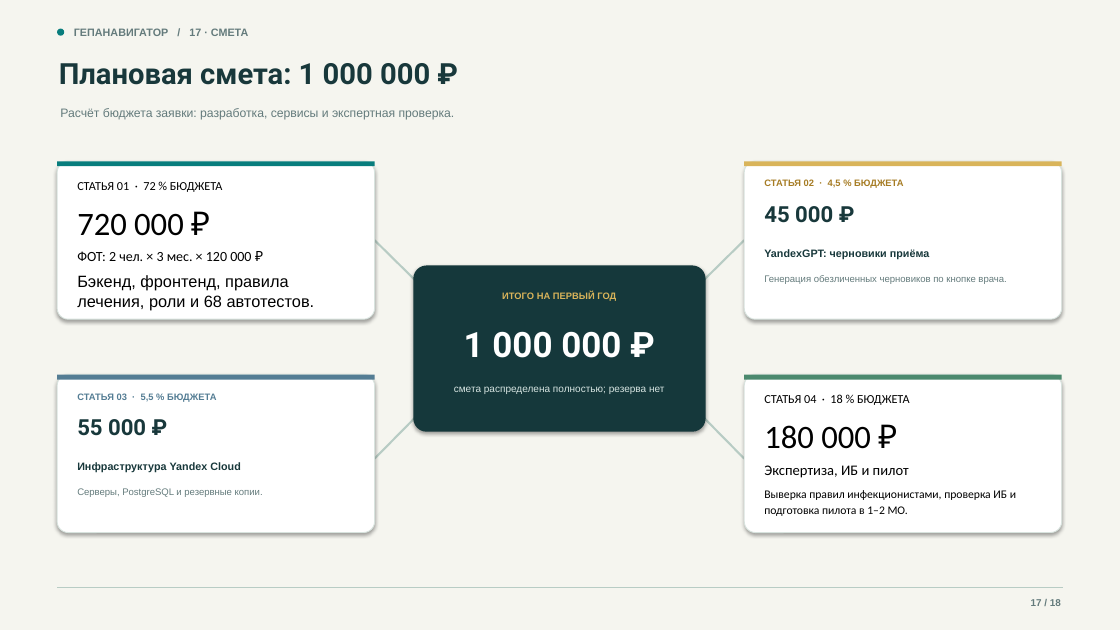
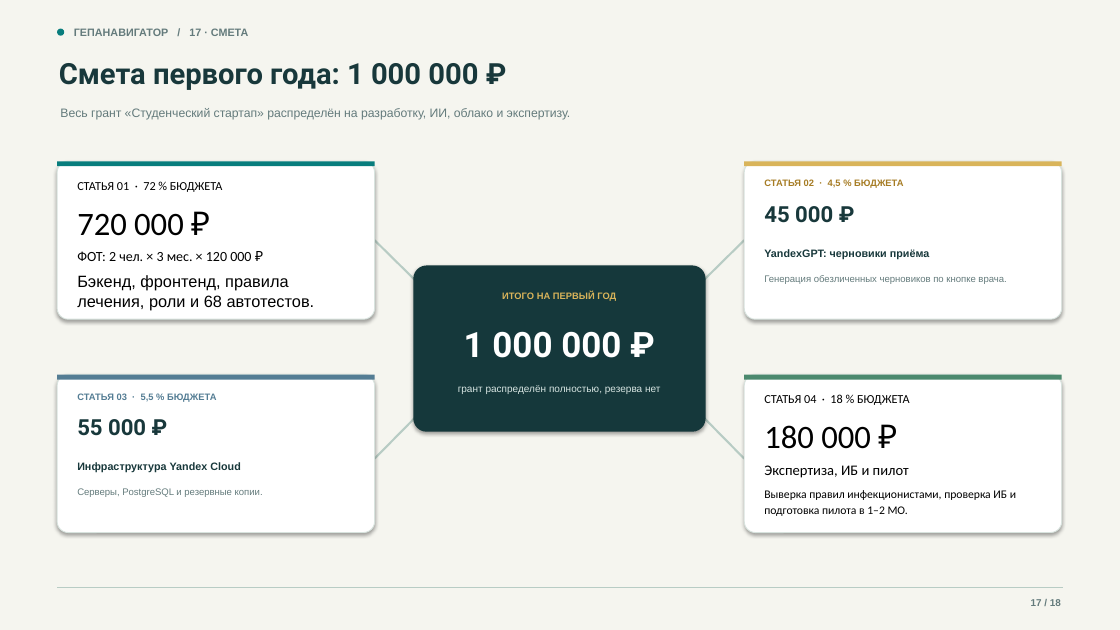
Before and after one commit to devenportg/GepaNavigator, a slide deck: slide 17 of deliverables/GepaNavigator_release.pptx. Drawn at 1120x630 pixels with LibreOffice and Linux fonts; fonts in the diff are those of the drawing. Boxes give left, top, right and bottom in pixels: in the first picture for what was removed or moved away, otherwise in the second. Text is boxed around its words. In the diff, an @@ line names an element or a change of style, - is before the commit and + after.

```diff
--- a/deliverables/GepaNavigator_release.pptx
+++ b/deliverables/GepaNavigator_release.pptx
@@ text at box(59, 63, 478, 90): text changed @@
-Плановая смета: 1 000 000 ₽
+Смета первого года: 1 000 000 ₽
@@ text at box(60, 108, 571, 120): text changed @@
-Расчёт бюджета заявки: разработка, сервисы и экспертная проверка.
+Весь грант «Студенческий стартап» распределён на разработку, ИИ, облако и экспертизу.
@@ text at box(458, 385, 660, 394): text changed @@
-смета распределена полностью; резерва нет
+грант распределён полностью, резерва нет
```
Also in this commit, not shown: 10 other slides changed, 9 other files.
